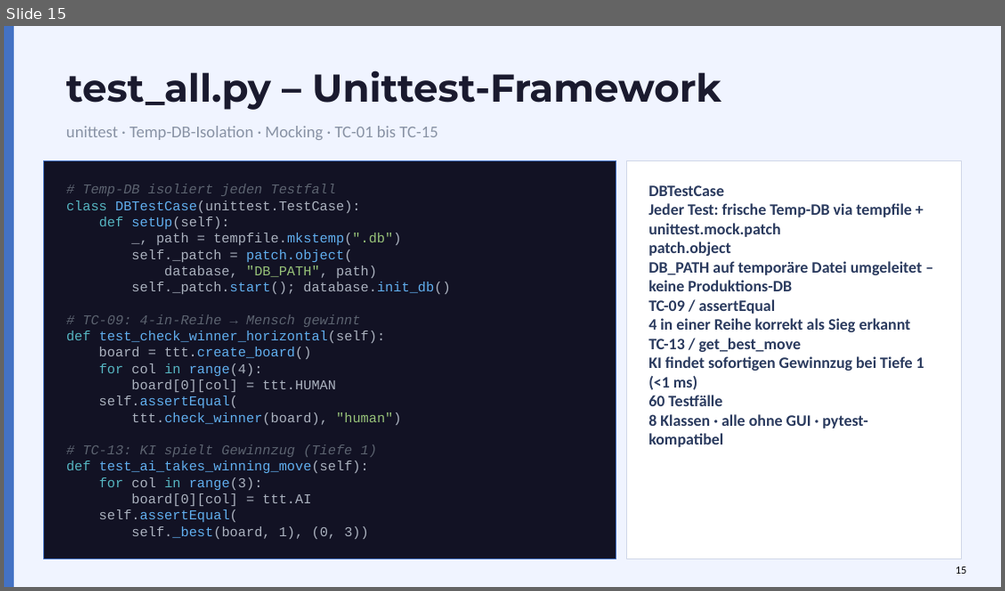
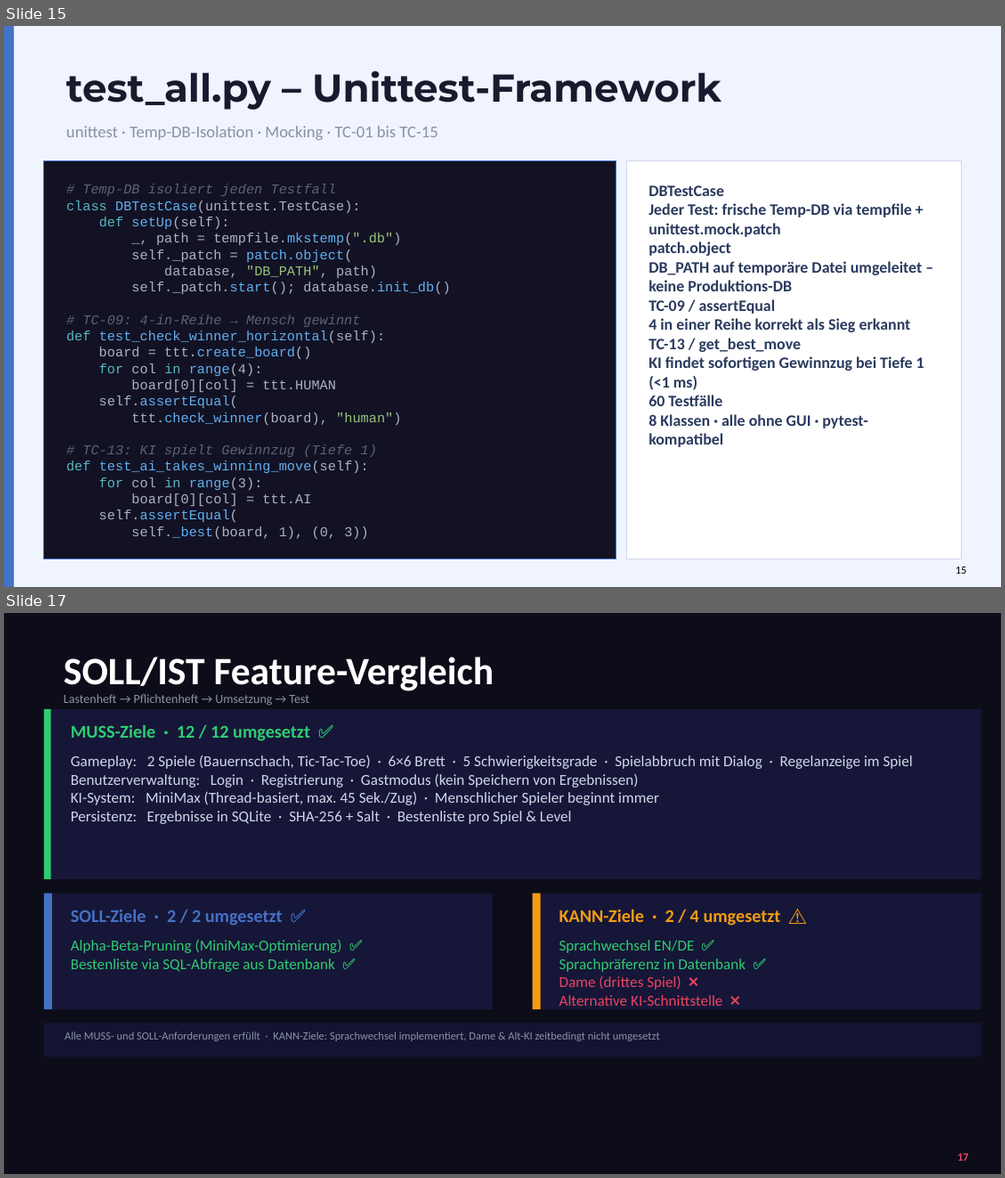
Before and after one commit to Tasterloster/Projekt_berufsschule, a slide deck: Präsentation/Präsentation_Projekt/HHBKTendo_Praesentation_1.pptx. Shown one above the other, each under a label of ours: slide 15 before the commit, slides 15 and 17 after it; the slides between them are not shown. The pictures are 1005x591 and 1005x1178 pixels, drawn with LibreOffice and Linux fonts; fonts in the diff are those of the drawing. Boxes give left, top, right and bottom in pixels: in the first picture for what was removed or moved away, otherwise in the second. Text is boxed around its words. In the diff, an @@ line names an element or a change of style, - is before the commit and + after.

```diff
--- a/Präsentation/Präsentation_Projekt/HHBKTendo_Praesentation_1.pptx
+++ b/Präsentation/Präsentation_Projekt/HHBKTendo_Praesentation_1.pptx
@@ slide 17 added at [4, 613, 1001, 1174], background #0D0D1A @@
@@ text added at [64, 657, 494, 691], 28 pt, text #FFFFFF, bold @@
+SOLL/IST Feature-Vergleich
@@ rectangle added at [44, 709, 981, 879], fill #161638 @@
@@ rectangle added at [44, 709, 51, 879], fill #2ECC71 @@
@@ text added at [64, 694, 309, 706], 9 pt, text #8A92A4 @@
+Lastenheft → Pflichtenheft → Umsetzung → Test
@@ text added at [71, 725, 310, 741], 13 pt, text #2ECC71, bold @@
+MUSS-Ziele · 12 / 12 umgesetzt ✅
@@ text added at [71, 755, 913, 824], 11 pt, text #D0D7E8 @@
+Gameplay: 2 Spiele (Bauernschach, Tic-Tac-Toe) · 6×6 Brett · 5 Schwierigkeitsgrade · Spielabbruch mit Dialog · Regelanzeige im Spiel
+Benutzerverwaltung: Login · Registrierung · Gastmodus (kein Speichern von Ergebnissen)
+KI-System: MiniMax (Thread-basiert, max. 45 Sek./Zug) · Menschlicher Spieler beginnt immer
+Persistenz: Ergebnisse in SQLite · SHA-256 + Salt · Bestenliste pro Spiel & Level
@@ rectangle added at [44, 893, 493, 1009], fill #161638 @@
@@ rectangle added at [44, 893, 52, 1009], fill #4472C4 @@
@@ rectangle added at [533, 893, 981, 1009], fill #161638 @@
@@ rectangle added at [533, 893, 541, 1009], fill #F39C12 @@
@@ text added at [71, 909, 283, 925], 13 pt, text #4472C4, bold @@
+SOLL-Ziele · 2 / 2 umgesetzt ✅
@@ text added at [559, 908, 781, 925], 13 pt, text #F39C12, bold @@
+KANN-Ziele · 2 / 4 umgesetzt ⚠
@@ text added at [71, 939, 342, 972], 11 pt, text #2ECC71 @@
+Alpha-Beta-Pruning (MiniMax-Optimierung) ✅
+Bestenliste via SQL-Abfrage aus Datenbank ✅
@@ text added at [559, 940, 745, 1005], 11 pt, text #E94560 @@
+Sprachwechsel EN/DE ✅
+Sprachpräferenz in Datenbank ✅
+Dame (drittes Spiel) ❌
+Alternative KI-Schnittstelle ❌
@@ rectangle added at [44, 1022, 981, 1056], fill #141432 @@
@@ text added at [65, 1031, 660, 1041], 8 pt, text #8A92A4 @@
+Alle MUSS- und SOLL-Anforderungen erfüllt · KANN-Ziele: Sprachwechsel implementiert, Dame & Alt-KI zeitbedingt nicht umgesetzt
@@ text added at [957, 1153, 969, 1160], 8 pt, text #E94560, bold @@
+17
```
Also in this commit, not shown: 1 slide changed, 5 other slides added.
